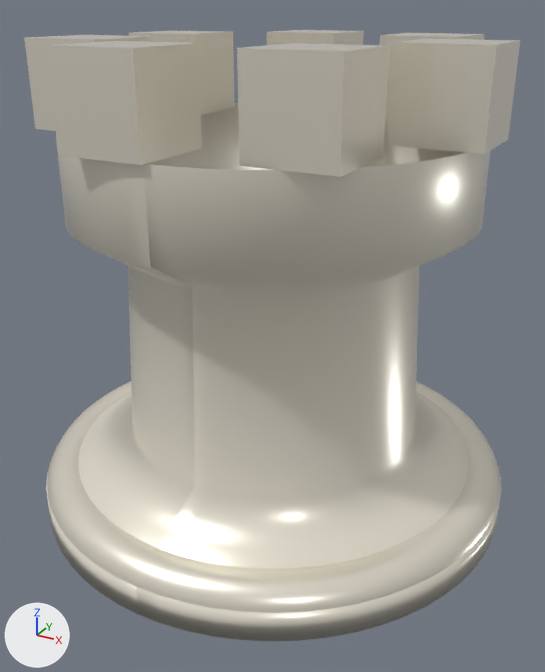
The glTF model client/public/models/wr.glb: old version first, new version second.
Before and after are seen from a camera (50 mm lens) standing at (0.707, -1.292, 0.995) and looking at (0.019, -0.04, 0.369). Lighting does not change. The marker at lower left points along +X, +Y and +Z. The first picture is the older version. Where no turn or scale is listed for an object, it has been applied to the vertices.

The older version as bpy lines, for what is in view:
```python
ob_mesh_0 = bpy.data.objects.new('Mesh_0', me_mesh_0)
ob_mesh_0.location = (0.0, 0.0, 0.05)
ob_mesh_1 = bpy.data.objects.new('Mesh_1', me_mesh_1)
ob_mesh_1.location = (0.0, 0.0, 0.0)
ob_mesh_2 = bpy.data.objects.new('Mesh_2', me_mesh_2)
ob_mesh_2.location = (0.34, 0.0, 0.86)
ob_mesh_3 = bpy.data.objects.new('Mesh_3', me_mesh_3)
ob_mesh_3.location = (0.212, -0.266, 0.86)
ob_mesh_4 = bpy.data.objects.new('Mesh_4', me_mesh_4)
ob_mesh_4.location = (-0.076, -0.331, 0.86)
ob_mesh_5 = bpy.data.objects.new('Mesh_5', me_mesh_5)
ob_mesh_5.location = (-0.306, -0.148, 0.86)
ob_mesh_6 = bpy.data.objects.new('Mesh_6', me_mesh_6)
ob_mesh_6.location = (-0.306, 0.148, 0.86)
ob_mesh_7 = bpy.data.objects.new('Mesh_7', me_mesh_7)
ob_mesh_7.location = (-0.076, 0.331, 0.86)
ob_mesh_8 = bpy.data.objects.new('Mesh_8', me_mesh_8)
ob_mesh_8.location = (0.212, 0.266, 0.86)
```
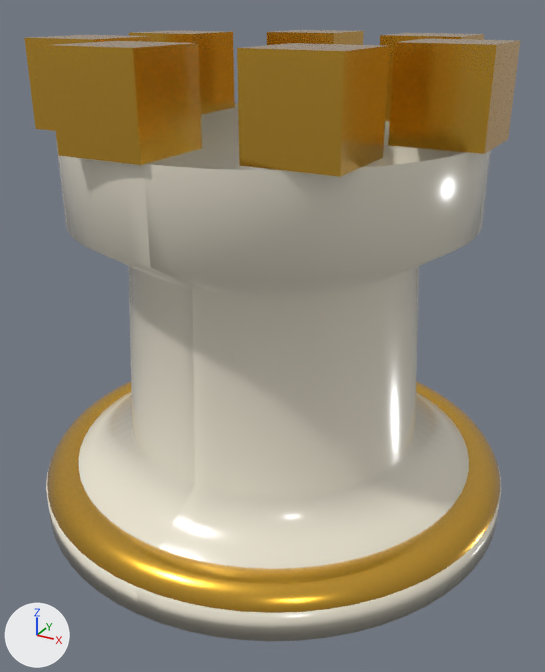
Scene script edits in JSON lines:
```json
{"op": "set", "path": "mat_material_0.base_color", "old": "(0.905, 0.855, 0.73)", "new": "(0.799, 0.445, 0.0452)", "note": "pale yellow #f4eede -> orange #e7b23c"}
{"op": "set", "path": "mat_material_0.metallic", "old": "0.55", "new": "1.0"}
{"op": "set", "path": "mat_material_0.roughness", "old": "0.3", "new": "0.24"}
{"op": "add", "block": "mat_material_0", "code": "mat_material_0.emission_color = (0.0232, 0.0116, 0.0)  # black #2a1c00"}
{"op": "add", "block": "mat_material_0", "code": "mat_material_0.emission_strength = 1.0"}
{"op": "set", "path": "mat_material_1.metallic", "old": "0.35", "new": "0.0"}
{"op": "set", "path": "mat_material_1.roughness", "old": "0.3", "new": "0.22"}
```

Pixel boxes [x1, y1, x2, y2] of what changed, in the pictures (545 x 672 px):
```json
{"object": "Mesh_1", "change": "surface changed", "before": [46, 103, 501, 631], "after": [46, 103, 501, 631]}
{"object": "Mesh_0", "change": "recoloured, surface changed", "before": [47, 381, 500, 613], "after": [47, 381, 500, 613], "on screen": "pale yellow to orange"}
{"object": "Mesh_3", "change": "recoloured, surface changed", "before": [237, 43, 389, 177], "after": [237, 43, 389, 177], "on screen": "pale yellow to orange"}
{"object": "Mesh_4", "change": "recoloured, surface changed", "before": [46, 41, 202, 165], "after": [46, 41, 202, 165], "on screen": "pale yellow to orange"}
{"object": "Mesh_2", "change": "recoloured, surface changed", "before": [388, 39, 520, 154], "after": [388, 39, 520, 154], "on screen": "pale yellow to orange"}
{"object": "Mesh_6", "change": "recoloured, surface changed", "before": [129, 31, 235, 115], "after": [129, 31, 235, 115], "on screen": "pale yellow to orange"}
{"object": "Mesh_5", "change": "recoloured, surface changed", "before": [24, 35, 151, 131], "after": [24, 35, 151, 131], "on screen": "pale yellow to orange"}
{"object": "Mesh_7", "change": "recoloured, surface changed", "before": [267, 30, 364, 45], "after": [267, 30, 364, 45], "on screen": "pale yellow to orange"}
{"object": "Mesh_8", "change": "recoloured, surface changed", "before": [380, 33, 484, 122], "after": [380, 33, 484, 122]}
```
